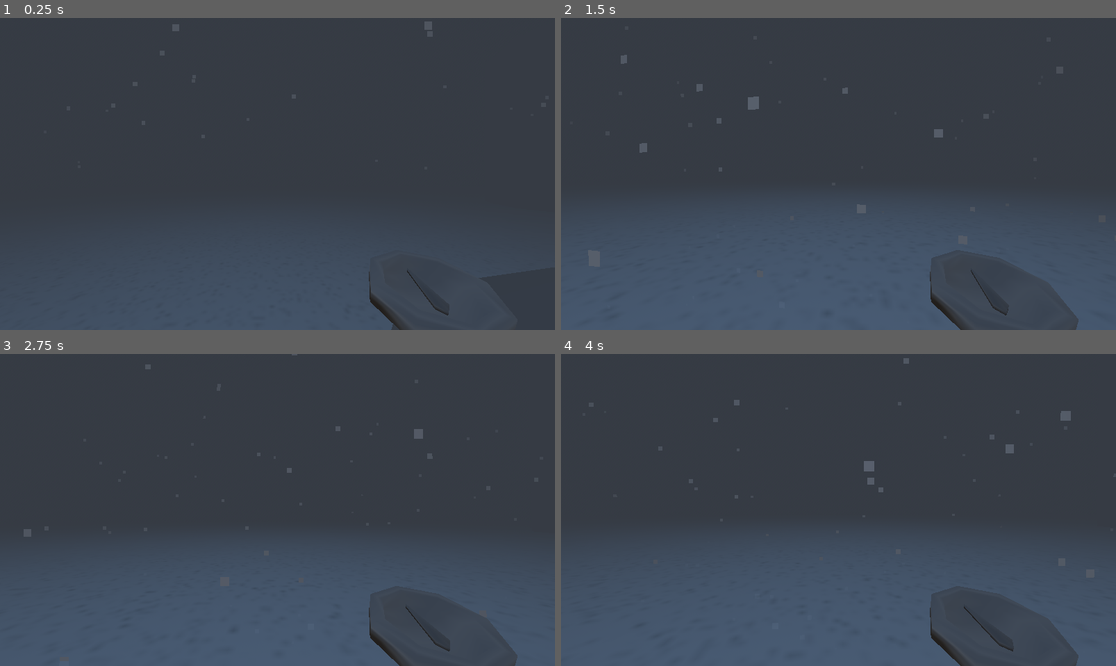
Above: before the commit, frames 1-4 (two rows, left to right).
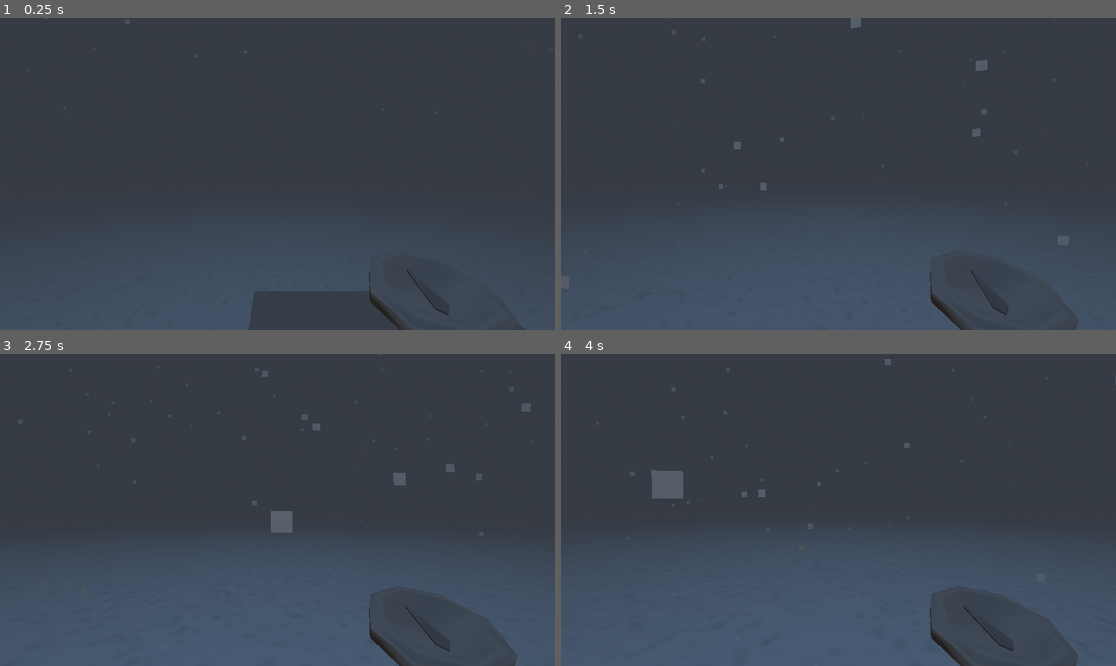
Above: after the commit, the same moments.

Repository: 7Limes/Frostlit
Game: Godot game, scene res://main-scene.tscn
Same seed, same stepped clock (60 frames per second), same inputs: the game is played once before the commit and once after it. Sound files missing from this copy of the repository are replaced by a short silence.
Inputs (mouse positions are in pixels of both pictures, inside the frame that each line leads up to):
- Up to frame 1 (0.25 s): no input
- Up to frame 2 (1.5 s): move the mouse to (866, 174) at 0.52 s; hold W (forward) from 0.53 s (still down); move the mouse to (810, 174) at 1.27 s
- Up to frame 3 (2.75 s): keep holding W (forward); move the mouse to (288, 503) at 2.02 s
- Up to frame 4 (4 s): keep holding W (forward); move the mouse to (832, 516) at 2.77 s; move the mouse to (877, 513) at 3.52 s

The runs differ from the first frame. In frame 1, 3.2% of the frame differs, in the area x 31-100%, y 1-100%; in frame 2, 0.6%; in frame 3, 0.7%; in frame 4, 0.9%.

Commit message:
Add stone and wood footsteps

Diff:
--- a/Assets/Materials/Ice/ice.tres
+++ b/Assets/Materials/Ice/ice.tres
@@ -5,3 +5,4 @@
 [resource]
 transparency = 1
 albedo_texture = ExtResource("1_1cwdx")
+uv1_scale = Vector3(10, 10, 10)
--- a/Player/player.gd
+++ b/Player/player.gd
@@ -10,11 +10,17 @@
 
 @onready var camera = $Camera
 @onready var compass = $Camera/Compass
-@onready var snow_footstep_sounds = $SnowFootstepSounds
+
+@onready var STEP_SOUND_LOOKUP = {
+	"normal": $StoneFootstepSounds,
+	"snow": $SnowFootstepSounds,
+	"wood": $WoodFootstepSounds
+}
 
 var mouse_motion: Vector2 = Vector2.ZERO
 
 var footstep_timer: float = 0.0
+var current_ground_type: String = "normal"
 
 
 func _unhandled_input(event: InputEvent) -> void:
@@ -29,6 +35,21 @@
 
 func _ready() -> void:
 	Input.mouse_mode = Input.MOUSE_MODE_CAPTURED
+
+
+func ground_tick():
+	var space_state = get_world_3d().direct_space_state
+	var origin = global_position
+	var end = origin + Vector3.DOWN * 1000
+
+	var query = PhysicsRayQueryParameters3D.create(origin, end)
+	var result = space_state.intersect_ray(query)
+	if result:
+		if result.collider.has_meta('ground'):
+			current_ground_type = result.collider.get_meta('ground')
+		else:
+			current_ground_type = "normal"
+
 
 
 func look_tick():
@@ -68,7 +89,8 @@
 	if input_pressed:
 		velocity.x += accel_vector.x * acceleration * delta
 		velocity.z += accel_vector.y * acceleration * delta
-		footstep_timer = move_toward(footstep_timer, footstep_interval, delta)
+		if is_on_floor():
+			footstep_timer = move_toward(footstep_timer, footstep_interval, delta)
 	else:
 		var friction_velocity = Vector2(velocity.x, velocity.z)
 		friction_velocity = friction_velocity.move_toward(Vector2.ZERO, friction * delta)
@@ -84,14 +106,15 @@
 	velocity.y -= gravity * delta
 
 
+func footstep_tick():
+	var footstep_sounds: AudioStreamPlayer3D = STEP_SOUND_LOOKUP[current_ground_type]
+	if footstep_timer == footstep_interval:
+		footstep_sounds.play()
+		footstep_timer = 0.0
+
+
 func update_compass():
 	compass.update_needle(-rotation.y)
-
-
-func footstep_tick():
-	if footstep_timer == footstep_interval:
-		snow_footstep_sounds.play()
-		footstep_timer = 0.0
 
 
 func _process(delta: float) -> void:
@@ -99,4 +122,5 @@
 	move_tick(delta)
 	move_and_slide()
 	update_compass()
+	ground_tick()
 	footstep_tick()
--- a/Player/player.tscn
+++ b/Player/player.tscn
@@ -1,9 +1,70 @@
-[gd_scene load_steps=4 format=3 uid="uid://1a0i72xpxodg"]
+[gd_scene load_steps=33 format=3 uid="uid://1a0i72xpxodg"]
 
 [ext_resource type="Script" uid="uid://ddkj7s8uxjlyb" path="res://Player/player.gd" id="1_l8h54"]
 [ext_resource type="PackedScene" uid="uid://dip62y0y7af11" path="res://Compass/compass.tscn" id="2_4ntmi"]
+[ext_resource type="AudioStream" uid="uid://dcv8gk3m2brw8" path="res://Assets/Audio/SnowFootsteps/snowstep-01.mp3" id="3_p5o4e"]
+[ext_resource type="AudioStream" uid="uid://bveq1neova4v0" path="res://Assets/Audio/SnowFootsteps/snowstep-02.mp3" id="4_gu6f8"]
+[ext_resource type="AudioStream" uid="uid://bm3iokwxncoe2" path="res://Assets/Audio/SnowFootsteps/snowstep-11.mp3" id="5_dkpta"]
+[ext_resource type="AudioStream" uid="uid://de8lrx6evsa3f" path="res://Assets/Audio/SnowFootsteps/snowstep-03.mp3" id="6_lfmf2"]
+[ext_resource type="AudioStream" uid="uid://d387nrrlhunt4" path="res://Assets/Audio/SnowFootsteps/snowstep-04.mp3" id="7_pisgm"]
+[ext_resource type="AudioStream" uid="uid://c6axpp2ugwyq4" path="res://Assets/Audio/SnowFootsteps/snowstep-05.mp3" id="8_b1ygp"]
+[ext_resource type="AudioStream" uid="uid://d04dwaxfjpdqs" path="res://Assets/Audio/SnowFootsteps/snowstep-06.mp3" id="9_o28un"]
+[ext_resource type="AudioStream" uid="uid://w4oyxy8qs74" path="res://Assets/Audio/SnowFootsteps/snowstep-07.mp3" id="10_n471f"]
+[ext_resource type="AudioStream" uid="uid://1xxl5kgbl3xd" path="res://Assets/Audio/SnowFootsteps/snowstep-08.mp3" id="11_7emwf"]
+[ext_resource type="AudioStream" uid="uid://bra3wtgnmbr4d" path="res://Assets/Audio/SnowFootsteps/snowstep-09.mp3" id="12_hshwv"]
+[ext_resource type="AudioStream" uid="uid://b45sw0a712boo" path="res://Assets/Audio/SnowFootsteps/snowstep-10.mp3" id="13_gpjlu"]
+[ext_resource type="AudioStream" uid="uid://bfsuahk5icyei" path="res://Assets/Audio/StoneFootsteps/stonestep-01.mp3" id="14_o28un"]
+[ext_resource type="AudioStream" uid="uid://cgmefhn82kfi1" path="res://Assets/Audio/StoneFootsteps/stonestep-02.mp3" id="15_n471f"]
+[ext_resource type="AudioStream" uid="uid://by0b6i4fmevgj" path="res://Assets/Audio/StoneFootsteps/stonestep-03.mp3" id="16_7emwf"]
+[ext_resource type="AudioStream" uid="uid://c6fotxvxxc7m7" path="res://Assets/Audio/StoneFootsteps/stonestep-04.mp3" id="17_hshwv"]
+[ext_resource type="AudioStream" uid="uid://i1rv4p6yq70v" path="res://Assets/Audio/StoneFootsteps/stonestep-05.mp3" id="18_gpjlu"]
+[ext_resource type="AudioStream" uid="uid://bfko35vrrh720" path="res://Assets/Audio/StoneFootsteps/stonestep-06.mp3" id="19_8mwp6"]
+[ext_resource type="AudioStream" uid="uid://dhg7go7xaqocl" path="res://Assets/Audio/WoodFootsteps/woodstep-01.mp3" id="20_76lrf"]
+[ext_resource type="AudioStream" uid="uid://df4p10dmmpuu7" path="res://Assets/Audio/WoodFootsteps/woodstep-02.mp3" id="21_efx54"]
+[ext_resource type="AudioStream" uid="uid://brk6q165y3eyv" path="res://Assets/Audio/WoodFootsteps/woodstep-03.mp3" id="22_755ss"]
+[ext_resource type="AudioStream" uid="uid://dhl2wohlslwp" path="res://Assets/Audio/WoodFootsteps/woodstep-04.mp3" id="23_bbimk"]
+[ext_resource type="AudioStream" uid="uid://d1ligadr334l7" path="res://Assets/Audio/WoodFootsteps/woodstep-05.mp3" id="24_m0h3t"]
+[ext_resource type="AudioStream" uid="uid://bxvbjea06ppfa" path="res://Assets/Audio/WoodFootsteps/woodstep-06.mp3" id="25_i4o1l"]
+[ext_resource type="AudioStream" uid="uid://la258qmv78jt" path="res://Assets/Audio/WoodFootsteps/woodstep-07.mp3" id="26_j2n6q"]
+[ext_resource type="AudioStream" uid="uid://cmbmv76s2xlvs" path="res://Assets/Audio/WoodFootsteps/woodstep-08.mp3" id="27_c6x0f"]
+[ext_resource type="AudioStream" uid="uid://kr0s3wea1h8a" path="res://Assets/Audio/WoodFootsteps/woodstep-09.mp3" id="28_jp1hh"]
 
 [sub_resource type="CylinderShape3D" id="CylinderShape3D_4ntmi"]
+
+[sub_resource type="AudioStreamRandomizer" id="AudioStreamRandomizer_8mwp6"]
+streams_count = 11
+stream_0/stream = ExtResource("3_p5o4e")
+stream_1/stream = ExtResource("4_gu6f8")
+stream_2/stream = ExtResource("6_lfmf2")
+stream_3/stream = ExtResource("7_pisgm")
+stream_4/stream = ExtResource("8_b1ygp")
+stream_5/stream = ExtResource("9_o28un")
+stream_6/stream = ExtResource("10_n471f")
+stream_7/stream = ExtResource("11_7emwf")
+stream_8/stream = ExtResource("12_hshwv")
+stream_9/stream = ExtResource("13_gpjlu")
+stream_10/stream = ExtResource("5_dkpta")
+
+[sub_resource type="AudioStreamRandomizer" id="AudioStreamRandomizer_qemgg"]
+streams_count = 6
+stream_0/stream = ExtResource("14_o28un")
+stream_1/stream = ExtResource("15_n471f")
+stream_2/stream = ExtResource("16_7emwf")
+stream_3/stream = ExtResource("17_hshwv")
+stream_4/stream = ExtResource("18_gpjlu")
+stream_5/stream = ExtResource("19_8mwp6")
+
+[sub_resource type="AudioStreamRandomizer" id="AudioStreamRandomizer_qs4pp"]
+streams_count = 9
+stream_0/stream = ExtResource("20_76lrf")
+stream_1/stream = ExtResource("21_efx54")
+stream_2/stream = ExtResource("22_755ss")
+stream_3/stream = ExtResource("23_bbimk")
+stream_4/stream = ExtResource("24_m0h3t")
+stream_5/stream = ExtResource("25_i4o1l")
+stream_6/stream = ExtResource("26_j2n6q")
+stream_7/stream = ExtResource("27_c6x0f")
+stream_8/stream = ExtResource("28_jp1hh")
 
 [node name="Player" type="CharacterBody3D"]
 floor_max_angle = 1.134464
@@ -17,3 +78,14 @@
 
 [node name="CollisionShape3D" type="CollisionShape3D" parent="."]
 shape = SubResource("CylinderShape3D_4ntmi")
+
+[node name="SnowFootstepSounds" type="AudioStreamPlayer3D" parent="."]
+stream = SubResource("AudioStreamRandomizer_8mwp6")
+volume_db = -28.608
+
+[node name="StoneFootstepSounds" type="AudioStreamPlayer3D" parent="."]
+stream = SubResource("AudioStreamRandomizer_qemgg")
+
+[node name="WoodFootstepSounds" type="AudioStreamPlayer3D" parent="."]
+stream = SubResource("AudioStreamRandomizer_qs4pp")
+volume_db = -26.716
--- a/main-scene.tscn
+++ b/main-scene.tscn
@@ -1,40 +1,15 @@
-[gd_scene load_steps=25 format=3 uid="uid://cnivq5x3pn6cr"]
+[gd_scene load_steps=13 format=3 uid="uid://cnivq5x3pn6cr"]
 
 [ext_resource type="Material" uid="uid://d0mxw0twcpkls" path="res://Assets/Materials/Ice/ice.tres" id="1_q2uwy"]
 [ext_resource type="Material" uid="uid://ka1ngl72m45s" path="res://Assets/Materials/SnowParticle/snow-particle.tres" id="2_e304g"]
 [ext_resource type="PackedScene" uid="uid://1a0i72xpxodg" path="res://Player/player.tscn" id="2_q2uwy"]
-[ext_resource type="AudioStream" uid="uid://dcv8gk3m2brw8" path="res://Assets/Audio/SnowFootsteps/snowstep-01.mp3" id="3_5k8xk"]
 [ext_resource type="AudioStream" uid="uid://dwiqpp2kuhmt3" path="res://Assets/Audio/wind.mp3" id="3_n7ce1"]
 [ext_resource type="Script" uid="uid://dto5xu1sp356w" path="res://random_audio_start.gd" id="4_5ulvj"]
-[ext_resource type="AudioStream" uid="uid://bveq1neova4v0" path="res://Assets/Audio/SnowFootsteps/snowstep-02.mp3" id="4_m2hq8"]
 [ext_resource type="ArrayMesh" uid="uid://do4uqx1m321p1" path="res://Assets/Models/lighthouse.obj" id="5_g86mt"]
-[ext_resource type="AudioStream" uid="uid://bm3iokwxncoe2" path="res://Assets/Audio/SnowFootsteps/snowstep-11.mp3" id="5_qh5v2"]
-[ext_resource type="AudioStream" uid="uid://de8lrx6evsa3f" path="res://Assets/Audio/SnowFootsteps/snowstep-03.mp3" id="6_slrkl"]
-[ext_resource type="AudioStream" uid="uid://d387nrrlhunt4" path="res://Assets/Audio/SnowFootsteps/snowstep-04.mp3" id="7_351bi"]
-[ext_resource type="AudioStream" uid="uid://c6axpp2ugwyq4" path="res://Assets/Audio/SnowFootsteps/snowstep-05.mp3" id="8_es55r"]
-[ext_resource type="AudioStream" uid="uid://d04dwaxfjpdqs" path="res://Assets/Audio/SnowFootsteps/snowstep-06.mp3" id="9_5ug5c"]
-[ext_resource type="AudioStream" uid="uid://w4oyxy8qs74" path="res://Assets/Audio/SnowFootsteps/snowstep-07.mp3" id="10_8opmy"]
-[ext_resource type="AudioStream" uid="uid://1xxl5kgbl3xd" path="res://Assets/Audio/SnowFootsteps/snowstep-08.mp3" id="11_qyw6v"]
-[ext_resource type="AudioStream" uid="uid://bra3wtgnmbr4d" path="res://Assets/Audio/SnowFootsteps/snowstep-09.mp3" id="12_fa8gu"]
-[ext_resource type="AudioStream" uid="uid://b45sw0a712boo" path="res://Assets/Audio/SnowFootsteps/snowstep-10.mp3" id="13_tova5"]
 
 [sub_resource type="QuadMesh" id="QuadMesh_g86mt"]
 material = ExtResource("2_e304g")
 size = Vector2(0.1, 0.1)
-
-[sub_resource type="AudioStreamRandomizer" id="AudioStreamRandomizer_ps7dk"]
-streams_count = 11
-stream_0/stream = ExtResource("3_5k8xk")
-stream_1/stream = ExtResource("4_m2hq8")
-stream_2/stream = ExtResource("6_slrkl")
-stream_3/stream = ExtResource("7_351bi")
-stream_4/stream = ExtResource("8_es55r")
-stream_5/stream = ExtResource("9_5ug5c")
-stream_6/stream = ExtResource("10_8opmy")
-stream_7/stream = ExtResource("11_qyw6v")
-stream_8/stream = ExtResource("12_fa8gu")
-stream_9/stream = ExtResource("13_tova5")
-stream_10/stream = ExtResource("5_qh5v2")
 
 [sub_resource type="ProceduralSkyMaterial" id="ProceduralSkyMaterial_qetym"]
 
@@ -49,18 +24,18 @@
 fog_density = 0.1283
 
 [sub_resource type="PlaneMesh" id="PlaneMesh_qetym"]
-size = Vector2(100, 100)
+size = Vector2(1000, 1000)
 
 [sub_resource type="BoxShape3D" id="BoxShape3D_q2uwy"]
-size = Vector3(100, 1, 100)
+size = Vector3(1000, 1, 1000)
 
 [node name="Node3D" type="Node3D"]
 
 [node name="Player" parent="." instance=ExtResource("2_q2uwy")]
-transform = Transform3D(1, 0, 0, 0, 1, 0, 0, 0, 1, -6.9819603, 2.7478411, 0)
+transform = Transform3D(1, 0, 0, 0, 1, 0, 0, 0, 1, -3.1541648, 2.7478411, -13.782367)
 
 [node name="SnowParticles" type="CPUParticles3D" parent="Player"]
-transform = Transform3D(1, 0, 0, 0, 1, 0, 0, 0, 1, 0, 4.2309113, -3.845058)
+transform = Transform3D(1, 0, 0, 0, 1, 0, 0, 0, 1, 0, 6.3262415, -3.3104305)
 amount = 250
 randomness = 0.5
 lifetime_randomness = 0.1
@@ -72,14 +47,11 @@
 initial_velocity_min = 10.0
 initial_velocity_max = 25.0
 
-[node name="SnowFootstepSounds" type="AudioStreamPlayer3D" parent="Player"]
-stream = SubResource("AudioStreamRandomizer_ps7dk")
-volume_db = -28.608
-
 [node name="WorldEnvironment" type="WorldEnvironment" parent="."]
 environment = SubResource("Environment_5e1uj")
 
 [node name="Ocean" type="StaticBody3D" parent="."]
+metadata/ground = "snow"
 
 [node name="Mesh" type="MeshInstance3D" parent="Ocean"]
 transform = Transform3D(1, 0, 0, 0, 1, 0, 0, 0, 1, -0.034121037, -0.13232398, -0.7484914)
@@ -87,7 +59,7 @@
 mesh = SubResource("PlaneMesh_qetym")
 skeleton = NodePath("")
 
-[node name="CollisionShape3D" type="CollisionShape3D" parent="Ocean"]
+[node name="Collision" type="CollisionShape3D" parent="Ocean"]
 transform = Transform3D(1, 0, 0, 0, 1, 0, 0, 0, 1, 0, -0.62923765, 0)
 shape = SubResource("BoxShape3D_q2uwy")
 
@@ -107,6 +79,12 @@
 radius = 6.7094727
 height = 22.094849
 
+[node name="CSGBox3D" type="CSGBox3D" parent="Sections/Section1"]
+transform = Transform3D(1, 0, 0, 0, 0.97953314, -0.20128308, 0, 0.20128308, 0.97953314, -1.531517, -0.25128365, -14.326071)
+use_collision = true
+size = Vector3(4.098633, 1, 6.7285156)
+metadata/ground = "wood"
+
 [node name="WindAudio" type="AudioStreamPlayer" parent="."]
 stream = ExtResource("3_n7ce1")
 autoplay = true
Not shown, added: Assets/Audio/StoneFootsteps/stonestep-01.mp3.import
Not shown, added: Assets/Audio/StoneFootsteps/stonestep-02.mp3.import
Not shown, added: Assets/Audio/StoneFootsteps/stonestep-03.mp3.import
Not shown, added: Assets/Audio/StoneFootsteps/stonestep-04.mp3.import
Not shown, added: Assets/Audio/StoneFootsteps/stonestep-05.mp3.import
Not shown, added: Assets/Audio/StoneFootsteps/stonestep-06.mp3.import
Not shown, added: Assets/Audio/WoodFootsteps/woodstep-01.mp3.import
Not shown, added: Assets/Audio/WoodFootsteps/woodstep-02.mp3.import
Not shown, added: Assets/Audio/WoodFootsteps/woodstep-03.mp3.import
Not shown, added: Assets/Audio/WoodFootsteps/woodstep-04.mp3.import
Not shown, added: Assets/Audio/WoodFootsteps/woodstep-05.mp3.import
Not shown, added: Assets/Audio/WoodFootsteps/woodstep-06.mp3.import
(and 19 more such lines)
